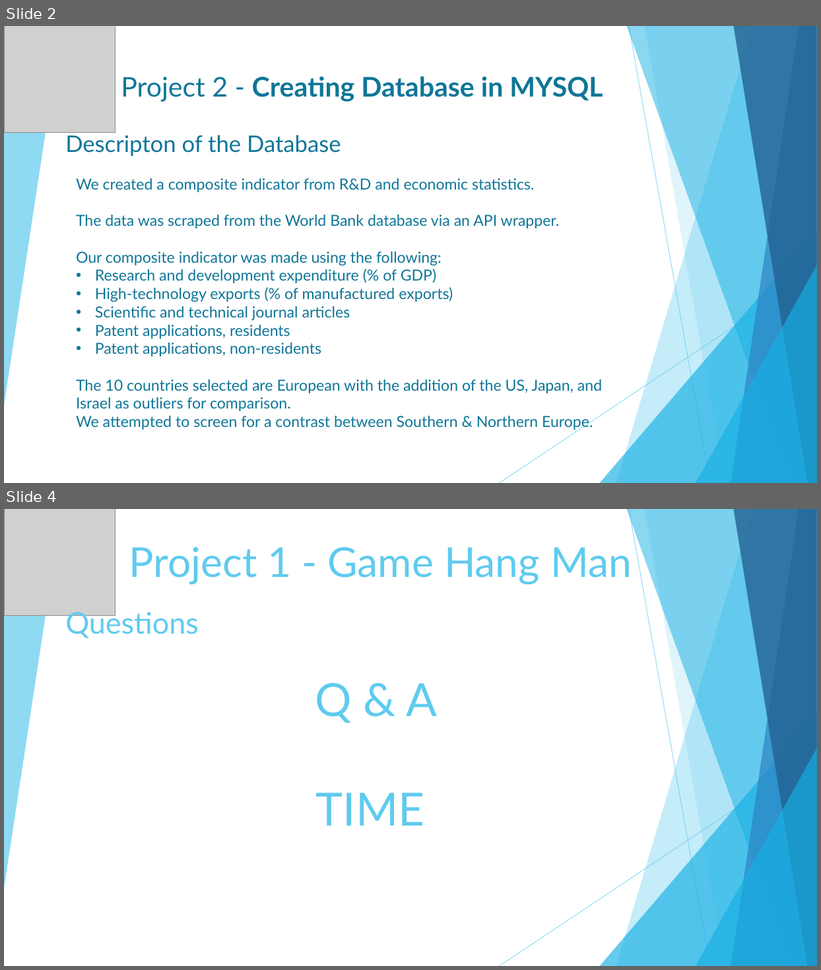
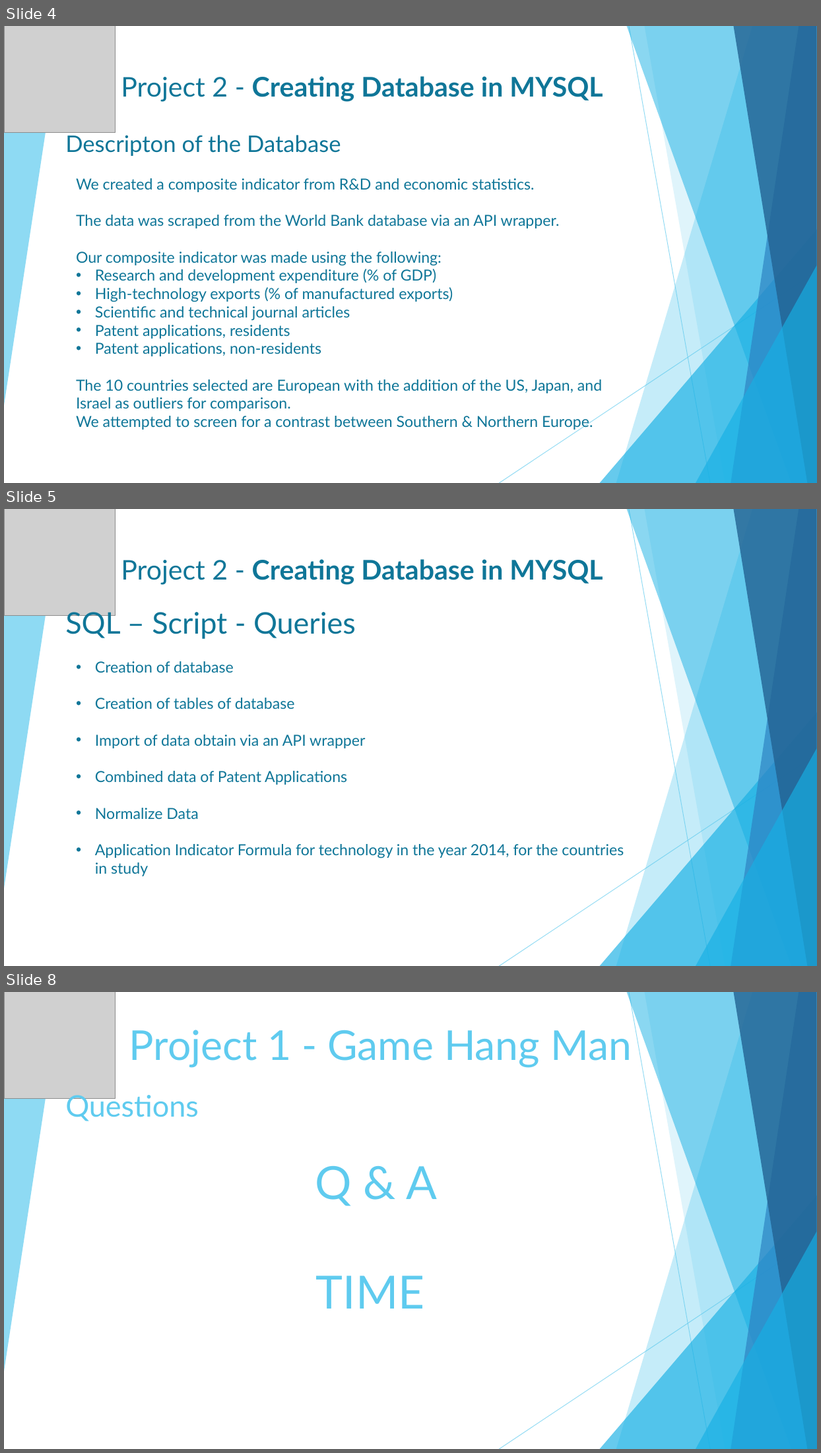
Before and after one commit to Edgart371/Project-2-Composite-Indicators, a slide deck: Project2 WorldBank technology.pptx. Shown one above the other, each under a label of ours: slides 2 and 4 before the commit, slides 4, 5 and 8 after it; the slides between them are not shown. The pictures are 821x970 and 821x1453 pixels, drawn with LibreOffice and Linux fonts; fonts in the diff are those of the drawing; grey boxes stand for pictures. Boxes give left, top, right and bottom in pixels: in the first picture for what was removed or moved away, otherwise in the second. Text is boxed around its words. In the diff, an @@ line names an element or a change of style, - is before the commit and + after.

Commit message:
project2

```diff
--- a/Project2 WorldBank technology.pptx
+++ b/Project2 WorldBank technology.pptx
@@ slide 5 added at (4,509,817,966), background #FFFFFF; not listed: 10 template elements that a slide beside it also shows @@
@@ picture added at (4,509,115,616) @@
@@ title added at (121,559,603,585), 32 pt, text #0F7698, bold @@
+Project 2 - Creating Database in MYSQL
@@ text added at (65,608,356,639), 35.1 pt, text #0F7698 @@
+SQL – Script - Queries
@@ text added at (95,661,624,877), 18 pt, text #0F7698 @@
+• Creation of database
+• Creation of tables of database
+• Import of data obtain via an API wrapper
+• Combined data of Patent Applications
+• Normalize Data
+• Application Indicator Formula for technology in the year 2014, for the countries in study
@@ what was slide 2 is now slide 4 @@
@@ what was slide 4 is now slide 8 @@
```
Also in this commit, not shown: 4 other slides added, 1 slide removed, 4 other files.
